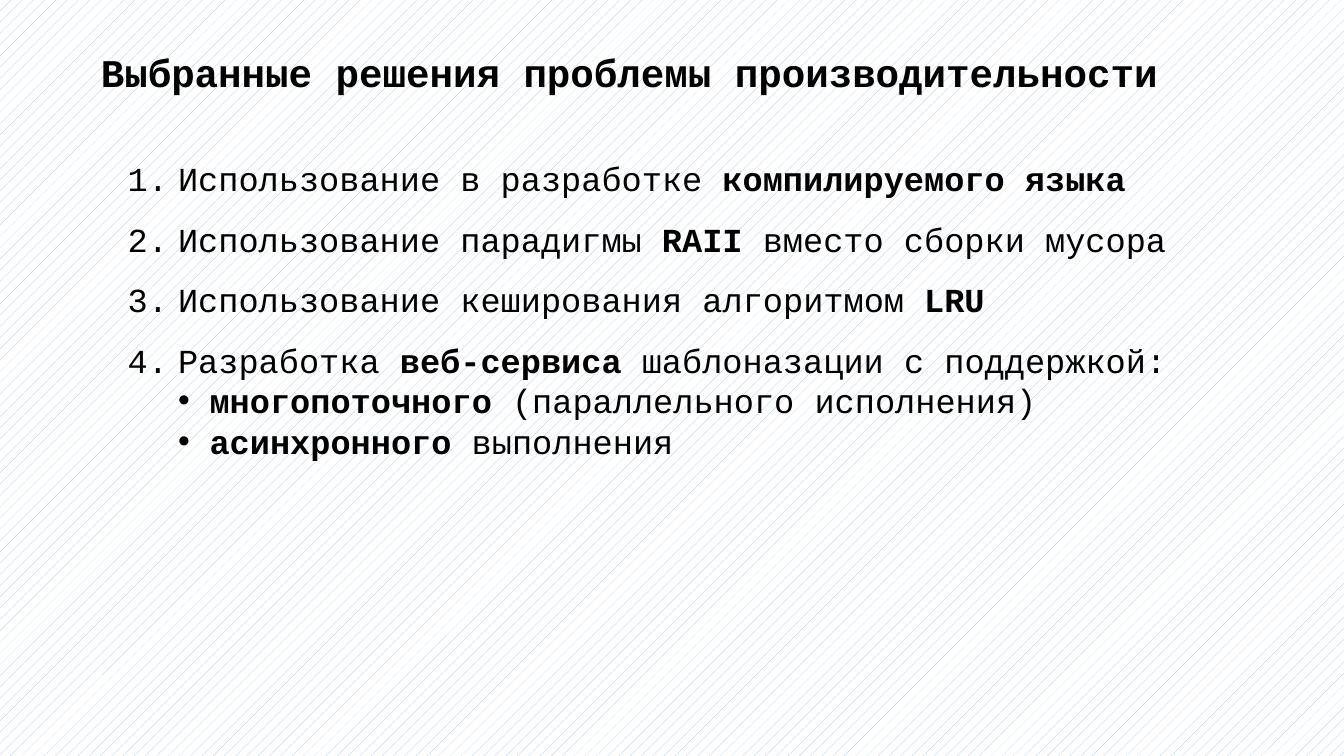
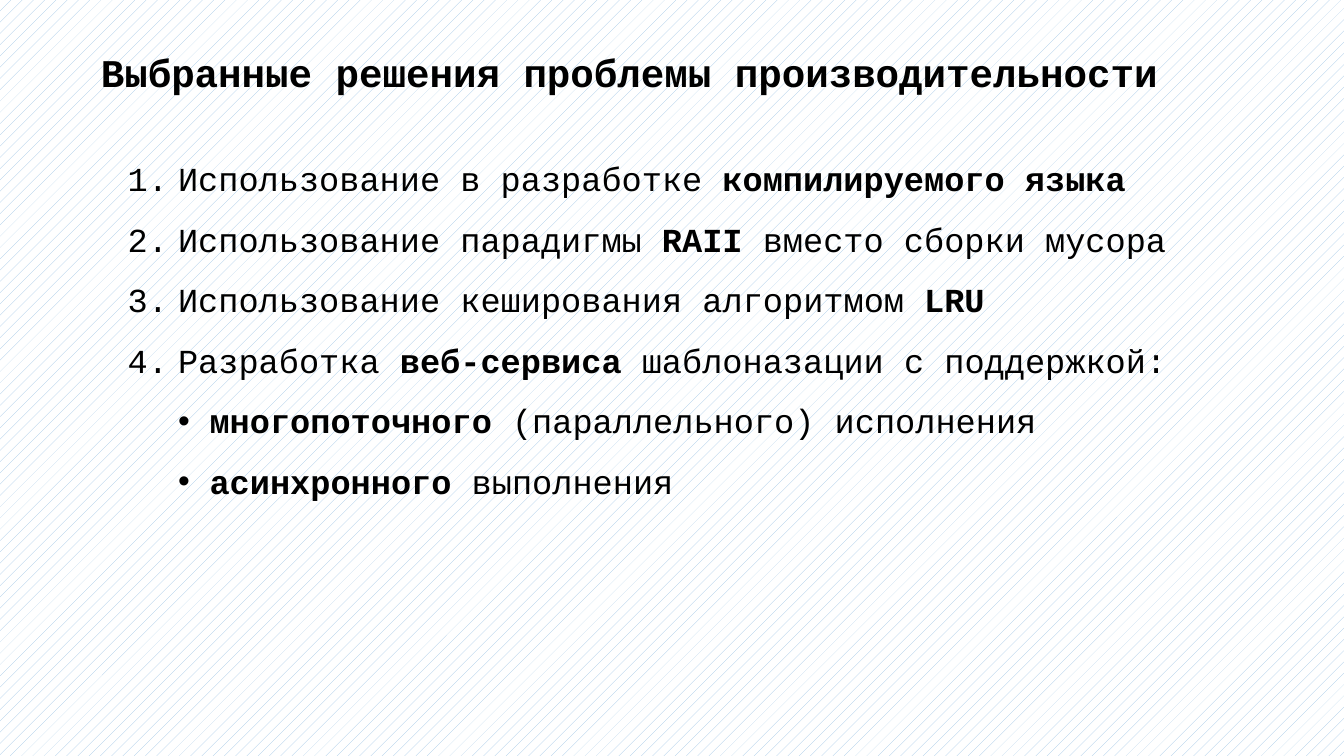
Before and after one commit to bobs4462/tachyon, a slide deck: slide 8 of docs/Презентация ВКР.pptx (slide 10 before the commit). Drawn at 1344x756 pixels with LibreOffice and Linux fonts; fonts in the diff are those of the drawing. Boxes give left, top, right and bottom in pixels: in the first picture for what was removed or moved away, otherwise in the second. Text is boxed around its words. In the diff, an @@ line names an element or a change of style, - is before the commit and + after.

```diff
--- a/docs/Презентация ВКР.pptx
+++ b/docs/Презентация ВКР.pptx
@@ text at (210, 409, 1037, 443): text changed @@
-  • многопоточного (параллельного исполнения)
+  • многопоточного (параллельного) исполнения
@@ text at (210, 469, 674, 503): line spacing 1 to 1.5 @@
```
Also in this commit, not shown: 3 other slides changed, 1 slide added, 4 slides removed, 2 other files.
